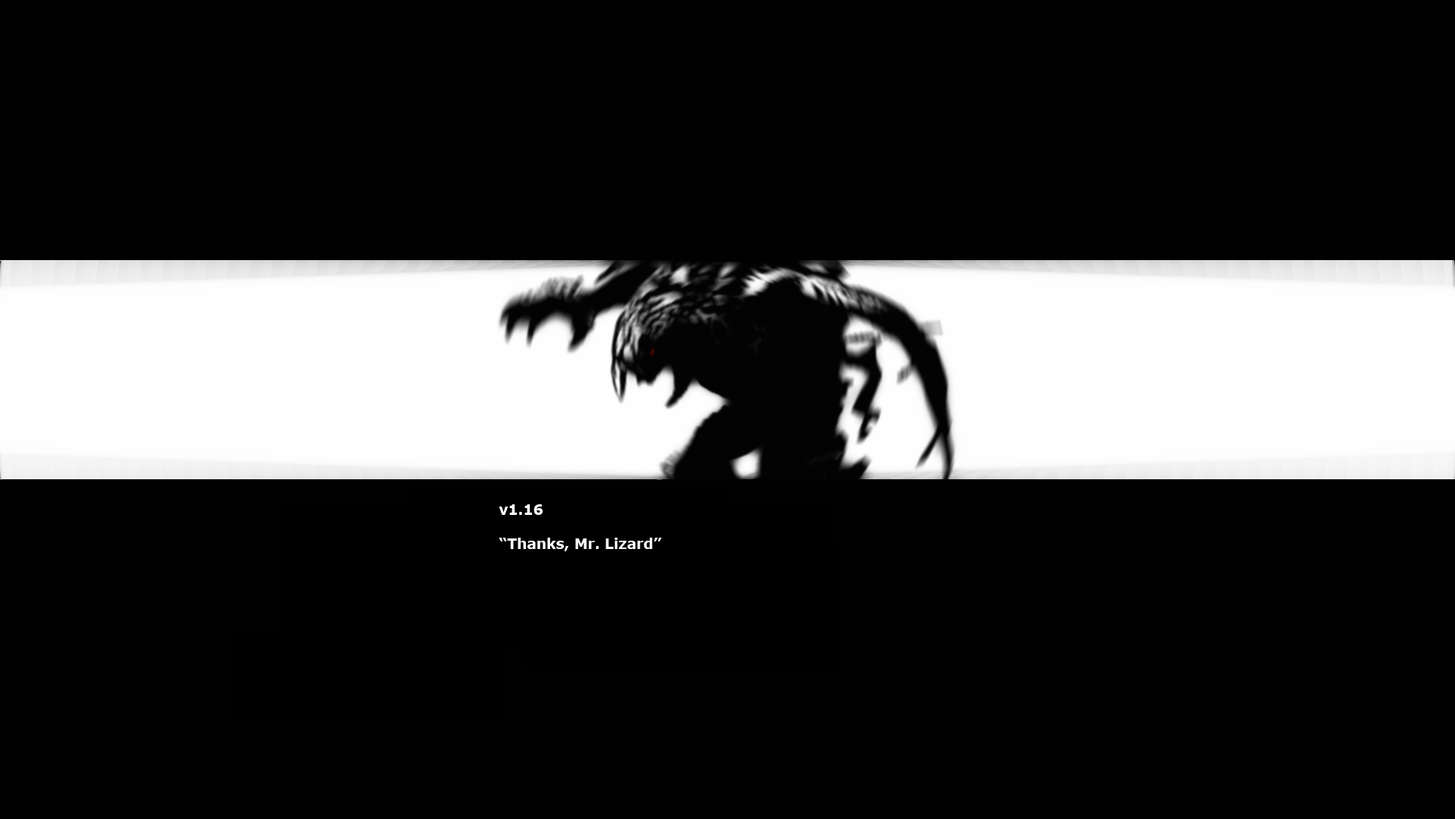
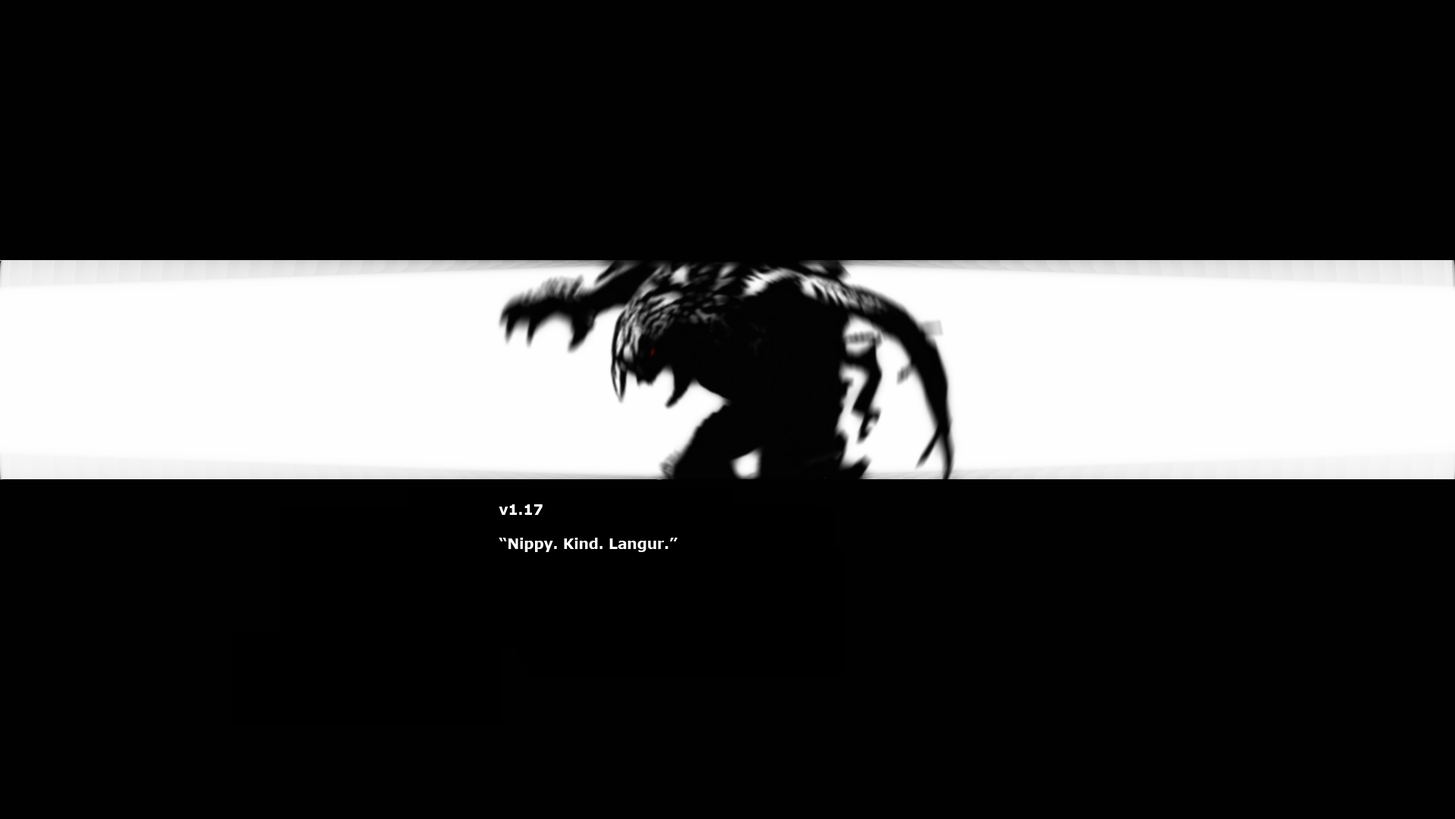
Revision of a layered 1455×819 image; what changed, layer by layer:
renamed "v1.16 “Thanks, Mr. Lizard”" to "v1.17 “Nippy. Kind. Langur.”", painted on it over [507,504,678,552]
